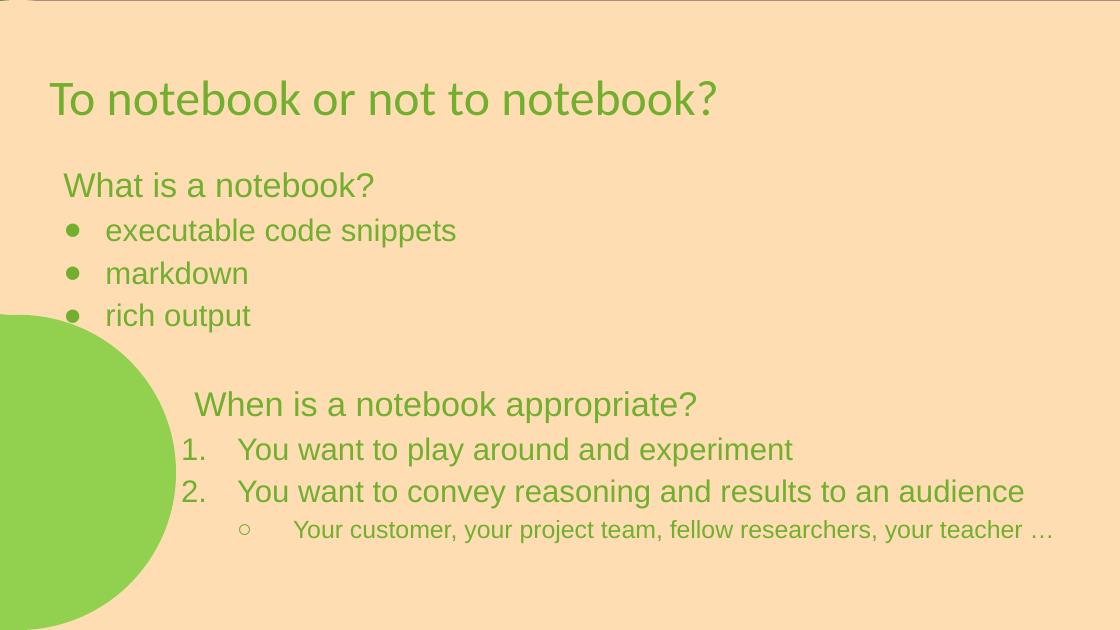
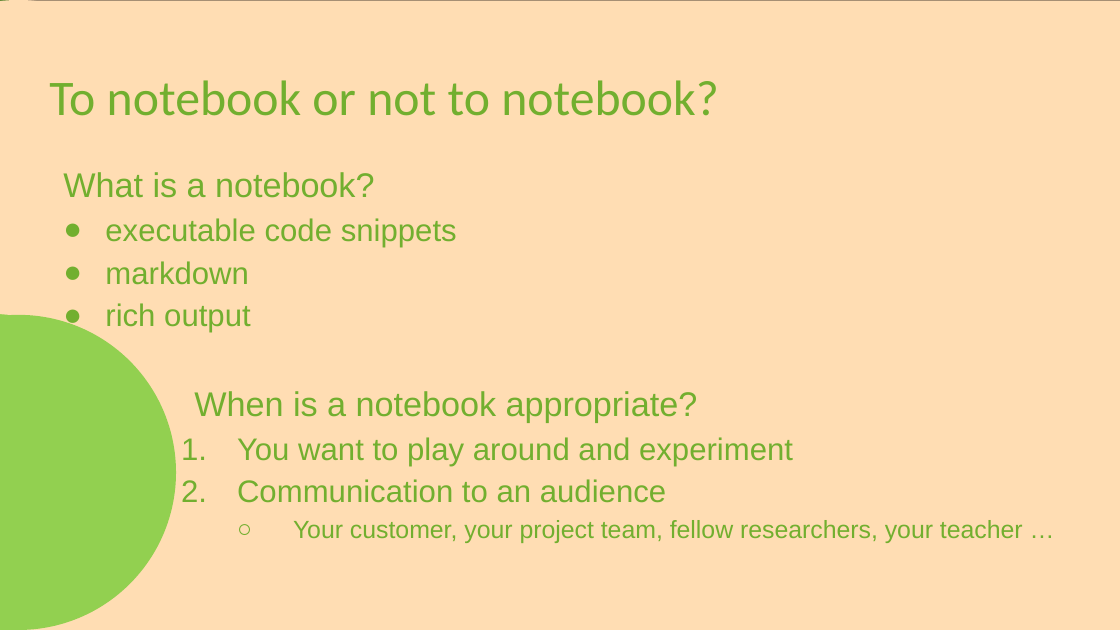
Before and after one commit to frank-trollmann/machine-learning_example-project, a slide deck: slide 12 of documentation/Session 1.pptx (slide 11 before the commit). Drawn at 1120x630 pixels with LibreOffice and Linux fonts; fonts in the diff are those of the drawing. Boxes give left, top, right and bottom in pixels: in the first picture for what was removed or moved away, otherwise in the second. Text is boxed around its words. In the diff, an @@ line names an element or a change of style, - is before the commit and + after.

```diff
--- a/documentation/Session 1.pptx
+++ b/documentation/Session 1.pptx
@@ text at (237,479,666,502): text changed @@
-2. You want to convey reasoning and results to an audience
+2. Communication to an audience
```
Also in this commit, not shown: 14 other slides changed, 1 slide added, 1 other file.
